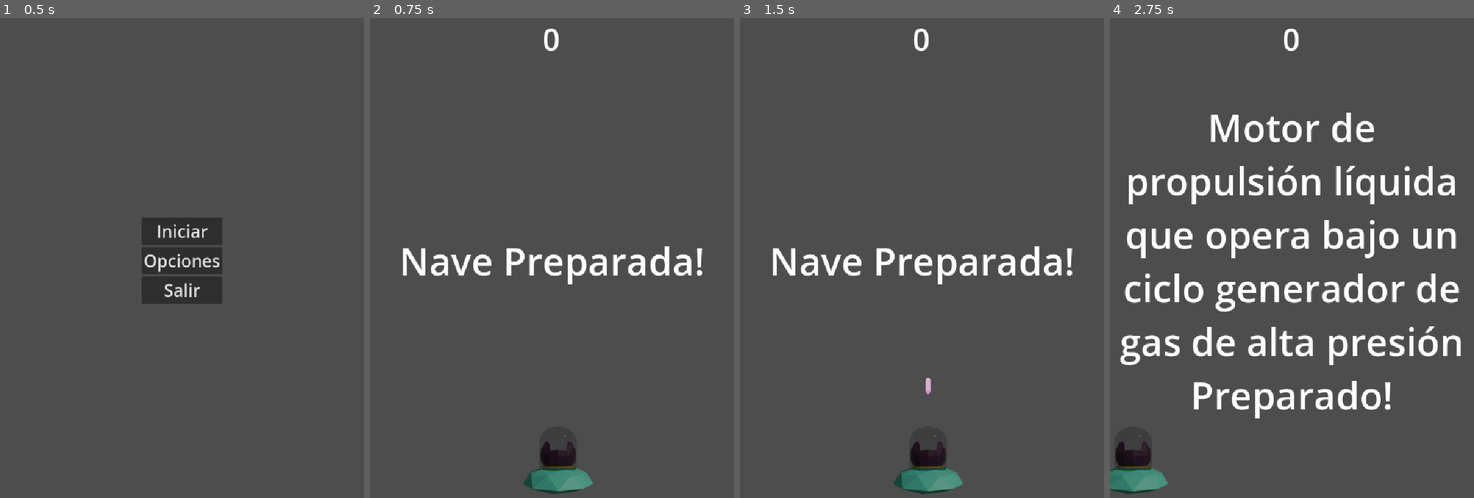
Above: before the commit, frames 1-4 (left to right).
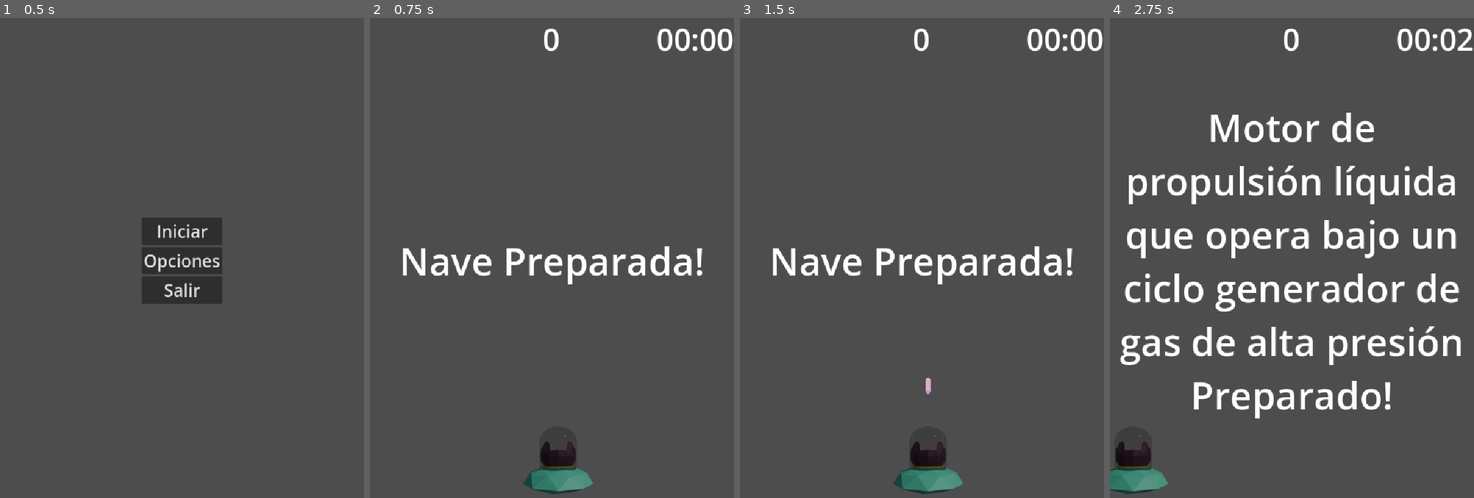
Above: after the commit, the same moments.

Repository: Ian-Jesus/El-viaje-de-Pon
Game: Godot game, scene res://Escenas/menu.tscn
Same seed, same stepped clock (60 frames per second), same inputs: the game is played once before the commit and once after it. The engine's default icon, where the game draws it, is replaced by a stand-in: a white triangle on a blue panel in a dark square.
Inputs:
- Up to frame 1 (0.5 s): no input
- Up to frame 2 (0.75 s): click "Iniciar" at 0.5 s
- Up to frame 3 (1.5 s): tap Enter at 1.25 s; tap W (ata) at 1.35 s
- Up to frame 4 (2.75 s): hold A (izq) from 2.03 s (still down); tap D (der) at 2.1 s

Frame 1 is identical in both runs. In frame 2, 0.5% of the frame differs, in the area x 78-100%, y 2-7%; in frame 3, 0.5%; in frame 4, 0.5%.

Commit message:
Agregado un cronometro

Diff:
--- a/Escenas/hud.tscn
+++ b/Escenas/hud.tscn
@@ -13,6 +13,16 @@
 offset_right = 20.0
 offset_bottom = 88.0
 grow_horizontal = 2
+theme_override_font_sizes/font_size = 64
+text = "0"
+
+[node name="Tiempo" type="Label" parent="." unique_id=990080853]
+anchors_preset = 1
+anchor_left = 1.0
+anchor_right = 1.0
+offset_left = -116.0
+offset_bottom = 88.0
+grow_horizontal = 0
 theme_override_font_sizes/font_size = 64
 text = "0"
 
@@ -34,4 +44,9 @@
 
 [node name="InicioTimer" type="Timer" parent="." unique_id=702841241]
 
+[node name="TiempoJuego" type="Timer" parent="." unique_id=951096571]
+wait_time = 180.0
+autostart = true
+
 [connection signal="timeout" from="InicioTimer" to="." method="_on_inicio_timer_timeout"]
+[connection signal="timeout" from="TiempoJuego" to="." method="_on_tiempo_juego_timeout"]
--- a/Scripts/hud.gd
+++ b/Scripts/hud.gd
@@ -1,22 +1,47 @@
 extends CanvasLayer
-# cuando se gana no guarda la puntuacion
+# Temporizadores
+@onready var tiempoJ: Timer = $TiempoJuego
 @onready var inicioT: Timer = $InicioTimer
+# Etiquetas
 @onready var mensaje: Label = $Mensaje
 @onready var puntuacion: Label = $Puntuacion
+@onready var tiempoE: Label = $Tiempo
+#Variables
 var vida = 3
 var cont = 0
 var punt = 0
 @export var condicionVictoria = 100
 var unicavez:bool=true
-# Called when the node enters the scene tree for the first time.
+
 func _ready() -> void:
 	iniciarTimer()
 	Global.enemigo_destruido.connect(Callable(self,"_enemigo_destruido"),10)
 	Global.pon_daño.connect(Callable(self,"_pon_recibe_daño"))
 
 func _process(delta: float) -> void:
+	#_condicion_victoria_p()
+	_cronometro()
 
+func _cronometro():
+	# Calcula el tiempo restante restando el tiempo transcurrido al tiempo total
+	var tiempo_restante: float = tiempoJ.wait_time - tiempoJ.time_left
+
+	# Da formato al texto para mostrar minutos y segundos (MM:SS)
+	var minutos: int = int(tiempo_restante) / 60
+	var segundos: int = int(tiempo_restante) % 60
+
+	# Actualiza el Label usando formato con ceros a la izquierda
+	tiempoE.text = "%02d:%02d" % [minutos, segundos]
+
+# esta condicion de victoria es por tiempo
+func _condicion_victoria_t():
+	Global.puntuacion = punt
+	Global.victoria.emit()
+
+# esta condicion de victoria es por puntos
+func _condicion_victoria_p():
 	if punt >= condicionVictoria and unicavez:
+		Global.puntuacion = punt
 		Global.victoria.emit()
 		unicavez = false
 
@@ -51,3 +76,7 @@
 			mensaje.text = ""
 		6:
 			$InicioTimer.stop()
+
+
+func _on_tiempo_juego_timeout() -> void:
+	_condicion_victoria_t()
Binary file changed: max_punt.dat
